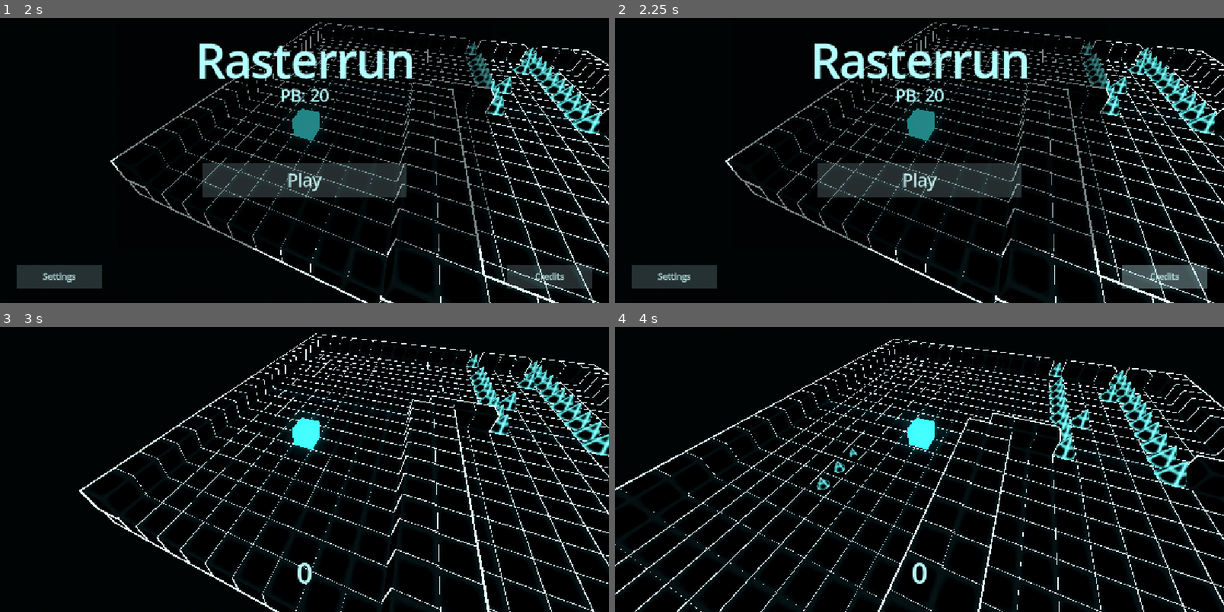
Above: before the commit, frames 1-4 (two rows, left to right).
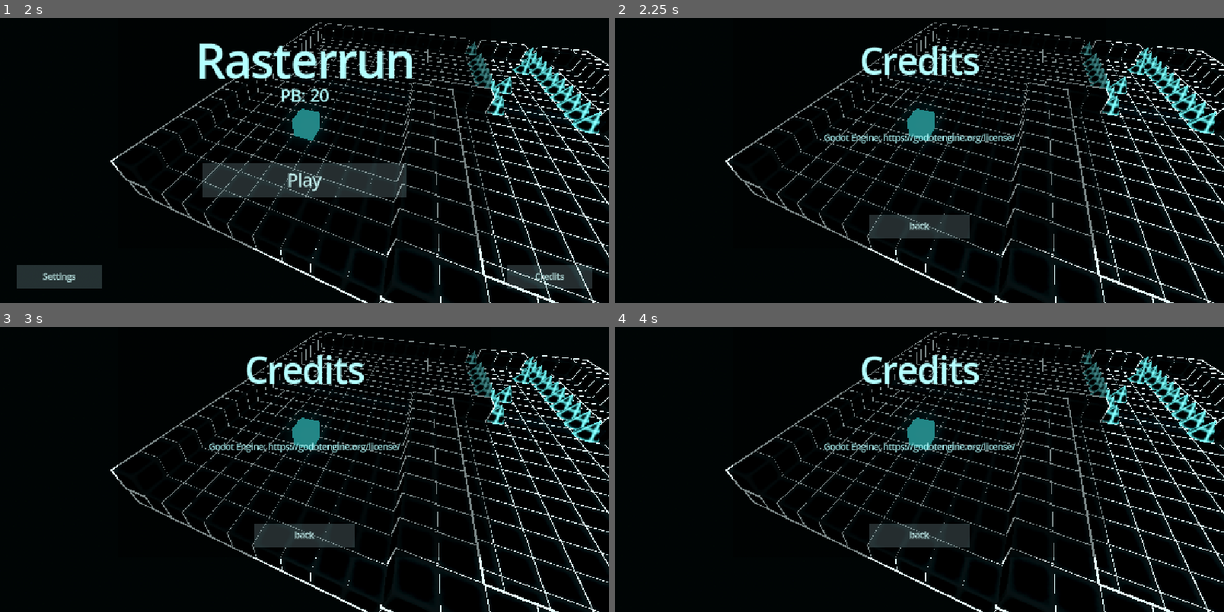
Above: after the commit, the same moments.

Repository: Username4D/rasterrun
Game: Godot game, scene res://scenes/demo_scene.tscn
Two runs of this game, one before a commit and one after it. Both use one fixed random seed, a clock stepped at 60 frames per second and the inputs below.
Inputs (mouse positions are in pixels of both pictures, inside the frame that each line leads up to):
- Up to frame 1 (2 s): click "Settings" at 0.5 s; click "back" at 1.25 s
- Up to frame 2 (2.25 s): click "Credits" at 2 s
- Up to frame 3 (3 s): click (304, 489) at 2.75 s, where only the run before the commit has a clickable "Play"
- Up to frame 4 (4 s): tap Enter (ui_accept) at 3.5, 3.77 s; hold Right (ui_right) from 3.53 s (still down)

Frame 1 is identical in both runs. In frame 2, 10% of the frame differs, in the area x 2-98%, y 8-95%; in frame 3, 10%; in frame 4, 15%, in the area x 0-100%, y 1-100%.

Commit message:
finished credits menu

Diff:
--- /dev/null
+++ b/scenes/credits.tscn
@@ -0,0 +1,61 @@
+[gd_scene load_steps=5 format=3 uid="uid://om14pg06hwok"]
+
+[ext_resource type="Script" uid="uid://caafv2wipkeq7" path="res://scripts/credits.gd" id="1_0bpdh"]
+
+[sub_resource type="LabelSettings" id="LabelSettings_5p8wc"]
+font_size = 66
+font_color = Color(0.70533085, 0.99723107, 0.99999994, 1)
+
+[sub_resource type="StyleBoxFlat" id="StyleBoxFlat_l6cm7"]
+bg_color = Color(0.79655224, 0.9722362, 1, 0.18300001)
+
+[sub_resource type="LabelSettings" id="LabelSettings_r6d6q"]
+font_color = Color(0.70533085, 0.99723107, 0.99999994, 1)
+
+[node name="main_menu" type="Node2D"]
+script = ExtResource("1_0bpdh")
+
+[node name="ColorRect" type="ColorRect" parent="."]
+offset_left = 224.0
+offset_top = 96.0
+offset_right = 928.0
+offset_bottom = 544.0
+color = Color(0, 0, 0, 0.47500002)
+
+[node name="Label" type="Label" parent="."]
+offset_right = 1152.0
+offset_bottom = 384.0
+text = "Credits"
+label_settings = SubResource("LabelSettings_5p8wc")
+horizontal_alignment = 1
+vertical_alignment = 1
+
+[node name="settings" type="Button" parent="."]
+offset_left = 480.0
+offset_top = 480.0
+offset_right = 672.0
+offset_bottom = 525.0
+theme_override_colors/font_color = Color(0.7457072, 0.9138857, 0.90965456, 1)
+theme_override_colors/font_focus_color = Color(0.7457072, 0.9138857, 0.90965456, 1)
+theme_override_colors/font_pressed_color = Color(0.7457072, 0.9138857, 0.90965456, 1)
+theme_override_colors/font_hover_color = Color(0.7457072, 0.9138857, 0.90965456, 1)
+theme_override_colors/font_hover_pressed_color = Color(0.7457072, 0.9138857, 0.90965456, 1)
+theme_override_font_sizes/font_size = 16
+theme_override_styles/normal = SubResource("StyleBoxFlat_l6cm7")
+theme_override_styles/pressed = SubResource("StyleBoxFlat_l6cm7")
+theme_override_styles/hover = SubResource("StyleBoxFlat_l6cm7")
+theme_override_styles/disabled = SubResource("StyleBoxFlat_l6cm7")
+theme_override_styles/focus = SubResource("StyleBoxFlat_l6cm7")
+text = "back"
+
+[node name="Label2" type="Label" parent="."]
+offset_left = 224.0
+offset_top = 192.0
+offset_right = 928.0
+offset_bottom = 480.0
+text = "Godot Engine: https://godotengine.org/license/"
+label_settings = SubResource("LabelSettings_r6d6q")
+horizontal_alignment = 1
+vertical_alignment = 1
+
+[connection signal="pressed" from="settings" to="." method="_on_settings_pressed"]
--- /dev/null
+++ b/scripts/credits.gd
@@ -0,0 +1,7 @@
+extends Node2D
+
+
+
+func _on_settings_pressed() -> void:
+	self.get_parent().add_child(load("res://scenes/main_menu.tscn").instantiate())
+	self.queue_free()
--- a/scripts/main_menu.gd
+++ b/scripts/main_menu.gd
@@ -15,4 +15,5 @@
 
 
 func _on_credits_pressed() -> void:
-	pass # Replace with function body.
+	self.get_parent().add_child(load("res://scenes/credits.tscn").instantiate())
+	self.queue_free()
Not shown, added: scripts/credits.gd.uid
